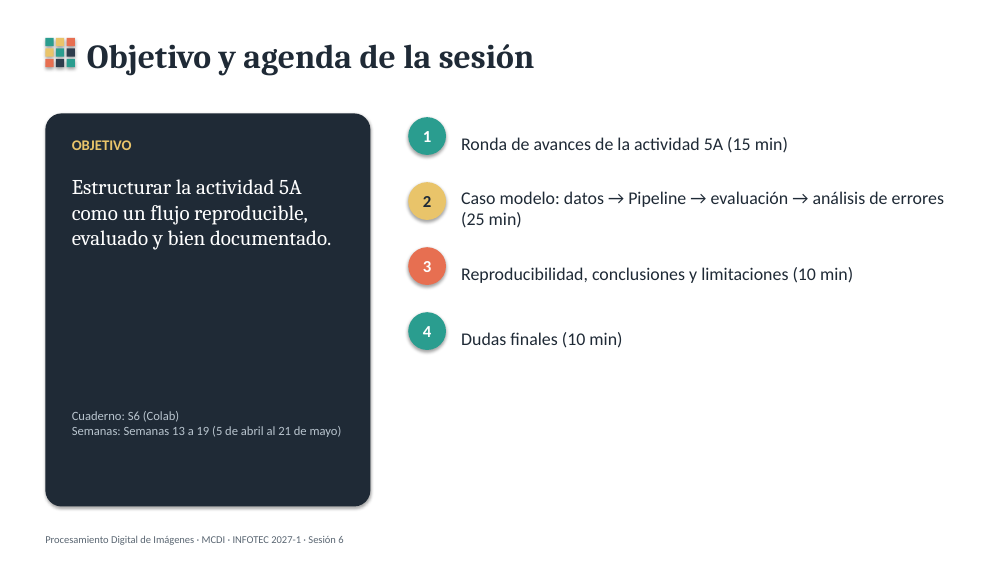
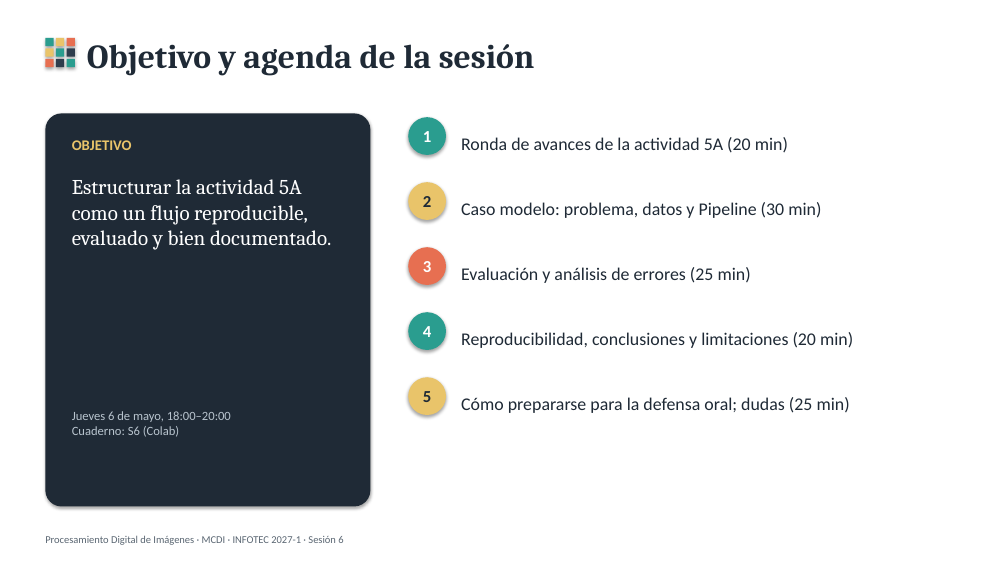
Before and after one commit to egonzalez1989/pdi-mcdi, a slide deck: slide 2 of presentaciones/S6_Flujo_completo_reconocimiento.pptx. Drawn at 1008x567 pixels with LibreOffice and Linux fonts; fonts in the diff are those of the drawing. Boxes give left, top, right and bottom in pixels: in the first picture for what was removed or moved away, otherwise in the second. Text is boxed around its words. In the diff, an @@ line names an element or a change of style, - is before the commit and + after.

```diff
--- a/presentaciones/S6_Flujo_completo_reconocimiento.pptx
+++ b/presentaciones/S6_Flujo_completo_reconocimiento.pptx
@@ text at bbox=[461, 137, 788, 153]: text changed @@
-Ronda de avances de la actividad 5A (15 min)
+Ronda de avances de la actividad 5A (20 min)
@@ text at bbox=[461, 202, 821, 218]: text changed @@
-Caso modelo: datos → Pipeline → evaluación → análisis de errores (25 min)
+Caso modelo: problema, datos y Pipeline (30 min)
@@ text at bbox=[461, 267, 751, 283]: text changed @@
-Reproducibilidad, conclusiones y limitaciones (10 min)
+Evaluación y análisis de errores (25 min)
@@ text at bbox=[461, 332, 853, 348]: text changed @@
-Dudas finales (10 min)
+Reproducibilidad, conclusiones y limitaciones (20 min)
@@ ellipse added at bbox=[408, 377, 446, 415], fill #E9C46A, 16 pt, text #1F2A36, bold @@
+5
@@ text at bbox=[72, 411, 231, 422]: paragraph added @@
+Jueves 6 de mayo, 18:00–20:00
@@ text added at bbox=[461, 397, 850, 413], 17 pt, text #1F2A36 @@
+Cómo prepararse para la defensa oral; dudas (25 min)
@@ text at bbox=[72, 426, 342, 437]: paragraph removed @@
-Semanas: Semanas 13 a 19 (5 de abril al 21 de mayo)
```
Also in this commit, not shown: 1 other slide changed, 33 other files.
